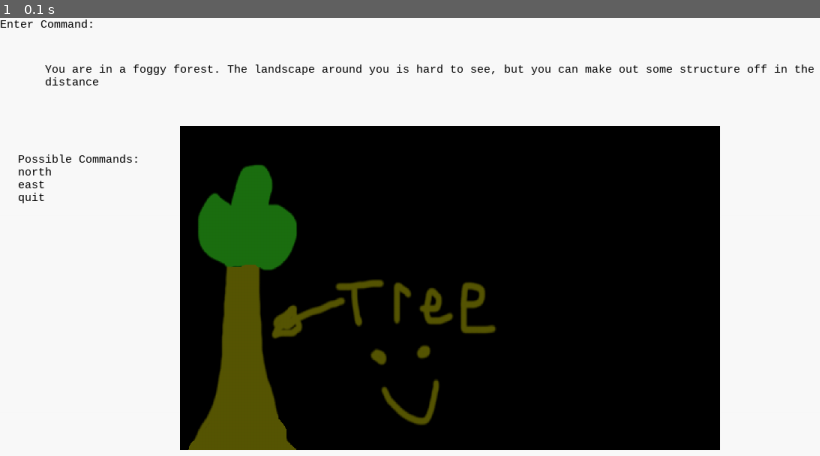
Above: before the commit, frame 1.
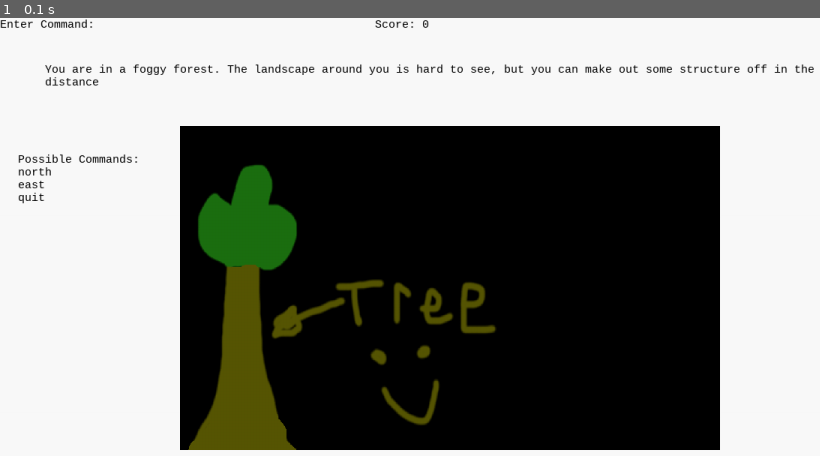
Above: after the commit, the same moment.

Repository: WilliamKluge/CMPT120-Project
Game: pygame game, started from Nowhere/main.py
Two runs of this game, one before a commit and one after it. Both use one fixed random seed, a clock stepped at 60 frames per second and the inputs below.
Inputs:
- Up to frame 1 (0.1 s): no input

The runs differ from the first frame. In frame 1, less than 0.1% of the frame differs, in the area x 45-53%, y 0-3%.

Commit message:
Added user score and started creation of visited locations system.

Diff:
--- /dev/null
+++ b/Nowhere/EntityFramework/Nodes/LocationsVisitedNode.py
@@ -0,0 +1,33 @@
+# Holds the RouteNode class
+# Author: William Kluge
+# Date: 2017-9-22
+
+
+class LocationsVisitedNode(object):
+    """
+    Holds the data for the locations an entity has visited.
+    This is structured like this so that if NPCs are added later their visited locations can be stored too. If a bool
+    were to be used on the location one would need to be added for each PC and NPC. The reason that this is created
+    to be stored on a character entity is so that if checking where a character has visited you call this on the
+    character entity, not having to check every location.
+    """
+
+    def __init__(self):
+        self.visited_locations = []
+
+    def visit_location(self, location_coordinate):
+        """
+        Make sure that this node records that a location has been visited
+        :param location_coordinate: Location that the user visited
+        :return: None
+        """
+        if location_coordinate not in self.visited_locations:
+            self.visited_locations.append(location_coordinate)
+
+    def has_visited(self, location_coordinate):
+        """
+        Checks if the user has visited a location
+        :param location_coordinate: Coordinate to check if the entity has visited
+        :return: If the entity has visited the location
+        """
+        return location_coordinate in self.visited_locations
--- /dev/null
+++ b/Nowhere/EntityFramework/Nodes/ScoreNode.py
@@ -0,0 +1,18 @@
+# Holds the ScoreNode class
+# Author: William Kluge
+# Date: 2017-9-22
+
+
+class ScoreNode(object):
+    """Holds the data for an entity's score"""
+
+    def __init__(self):
+        self.score = 0
+
+    def change_score(self, value):
+        """
+        Change the score held in this node
+        :param value: Amount to change the score by
+        :return: None
+        """
+        self.score += value
--- a/Nowhere/EntityFramework/Systems/Engine.py
+++ b/Nowhere/EntityFramework/Systems/Engine.py
@@ -7,7 +7,9 @@
 
 import Nowhere.PygameLibraries.eztext as eztext
 from Nowhere.EntityFramework.Nodes.PositionNode import PositionNode
+from Nowhere.EntityFramework.Nodes.ScoreNode import ScoreNode
 from Nowhere.EntityFramework.Systems.ImplimentedSystems.DrawLocationSystem import DrawLocationSystem
+from Nowhere.EntityFramework.Systems.ImplimentedSystems.DrawTextSystem import DrawTextSystem
 from Nowhere.EntityFramework.Systems.ImplimentedSystems.MoveSystem import MoveSystem
 from Nowhere.EntityFramework.Systems.ImplimentedSystems.QuitSystem import QuitSystem
 
@@ -63,6 +65,11 @@
         """
         # Draw the background created in __init__ to the screen
         self.screen.blit(self.__background, (0, 0))
+
+        # Draws the user's score
+        self.add_system(DrawTextSystem(self,
+                                       "Score: " + str(self.character.components[ScoreNode.__name__].score),
+                                       (500, 0)))
 
         # Events for self.__input_box
         events = pygame.event.get()
--- a/Nowhere/EntityFramework/Systems/ImplimentedSystems/MoveSystem.py
+++ b/Nowhere/EntityFramework/Systems/ImplimentedSystems/MoveSystem.py
@@ -3,6 +3,7 @@
 # Date: 2017-9-18
 
 from Nowhere.EntityFramework.Nodes.PositionNode import PositionNode
+from Nowhere.EntityFramework.Nodes.ScoreNode import ScoreNode
 from Nowhere.EntityFramework.Systems.ISystem import ISystem
 
 
@@ -33,6 +34,7 @@
         character_position = self.engine.character.components[PositionNode.__name__]
         new_location = tuple([sum(i) for i in zip(character_position.location, self.__amount)])
         character_position.location = new_location
+        self.engine.character.components[ScoreNode.__name__].change_score(5)
         return True
 
     def end(self):
--- a/Nowhere/main.py
+++ b/Nowhere/main.py
@@ -5,6 +5,7 @@
 from Nowhere.EntityFramework.Nodes.BackgroundNode import BackgroundNode
 from Nowhere.EntityFramework.Nodes.DescriptionNode import DescriptionNode
 from Nowhere.EntityFramework.Nodes.PositionNode import PositionNode
+from Nowhere.EntityFramework.Nodes.ScoreNode import ScoreNode
 from Nowhere.EntityFramework.Systems.Engine import Engine
 
 
@@ -44,6 +45,7 @@
     # Player
     player = Entity()
     player.add_component(PositionNode((0, 0, 0)))
+    player.add_component(ScoreNode())
     # Add entities to the game engine
     engine.add_location(start, (0, 0, 0))
     engine.add_location(forest_can, (1, 0, 0))
